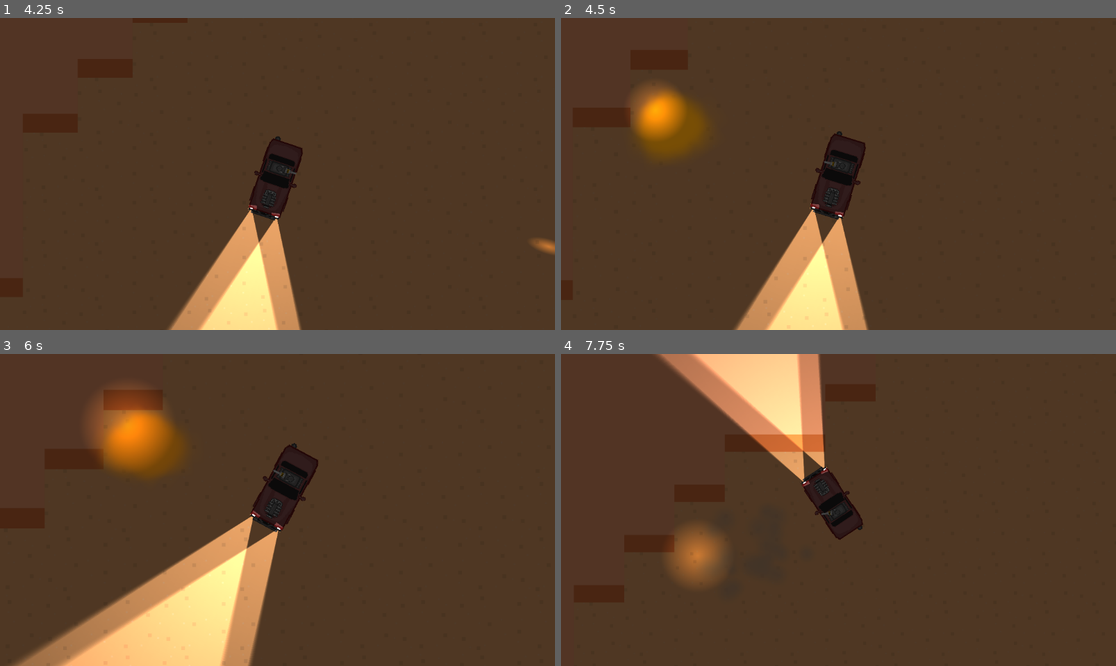
Above: before the commit, frames 1-4 (two rows, left to right).
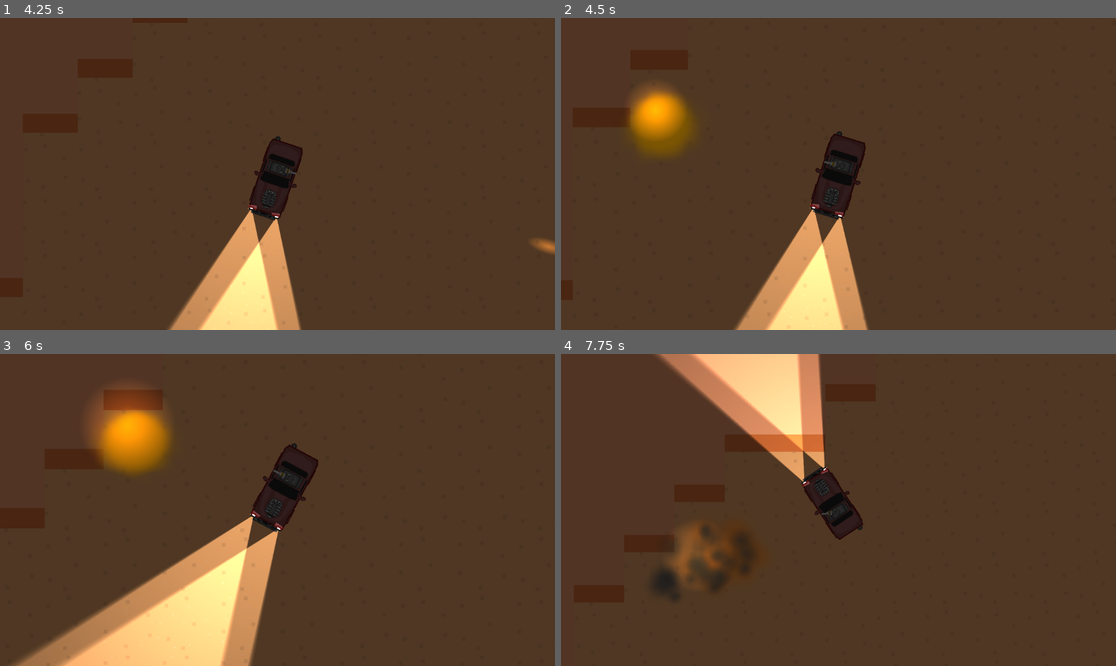
Above: after the commit, the same moments.

Repository: Luminescent-Cheese/untitled-car-game
Game: Godot game, scene res://test_scene.tscn
The game is run twice, just before and just after one commit, with the same random seed, the same clock (stepped at 60 frames per second) and the same inputs.
Inputs (mouse positions are in pixels of both pictures, inside the frame that each line leads up to):
- Up to frame 1 (4.25 s): move the mouse to (399, 158) at 0.52 s; press the mouse at (399, 158) at 0.53 s; hold D (right) 0.53-1.28 s; move the mouse to (166, 189) at 1.27 s; release the mouse at (166, 189) at 1.28 s; hold S (reverse) 1.28-2.03 s; click (166, 189) at 1.35 s; move the mouse to (333, 105) at 2.02 s; press the mouse at (333, 105) at 2.03 s; hold D (right) 2.03-2.78 s; move the mouse to (249, 236) at 2.77 s; release the mouse at (249, 236) at 2.78 s; hold W (accelerate) 2.78-3.53 s; click (249, 236) at 2.85 s; move the mouse to (444, 220) at 3.52 s; press the mouse at (444, 220) at 3.53 s; hold A (left) from 3.53 s (still down)
- Up to frame 2 (4.5 s): keep holding A (left); move the mouse to (672, 127) at 4.27 s; release the mouse at (672, 127) at 4.28 s; click (672, 127) at 4.35 s
- Up to frame 3 (6 s): move the mouse to (305, 510) at 5.02 s; release A (left) at 5.03 s; press the mouse at (305, 510) at 5.03 s; hold S (reverse) 5.03-5.78 s; move the mouse to (194, 432) at 5.77 s; release the mouse at (194, 432) at 5.78 s; hold D (right) from 5.78 s (still down); click (194, 432) at 5.85 s
- Up to frame 4 (7.75 s): move the mouse to (960, 494) at 6.52 s; release D (right) at 6.53 s; press the mouse at (960, 494) at 6.53 s; hold W (accelerate) 6.53-7.28 s; move the mouse to (727, 525) at 7.27 s; release the mouse at (727, 525) at 7.28 s; hold D (right) from 7.28 s (still down); click (727, 525) at 7.35 s

Frame 1 is identical in both runs. In frame 2, 0.3% of the frame differs, in the area x 12-26%, y 24-38%; in frame 3, 0.5%; in frame 4, 1.4%, in the area x 16-34%, y 55-79%.

Commit message:
Added bullet "Accuracy" variable
bullets now have a variable that lets me decide how accurate it to your mouse

Diff:
--- a/bullets/bullets.gd
+++ b/bullets/bullets.gd
@@ -4,10 +4,15 @@
 
 @export var SPEED = 7000
 
+#Higher the number lower the accuracy. (degrees from mouse where it can be shot)
+@export var ACCURACY = 0
+var RNG: RandomNumberGenerator = RandomNumberGenerator.new()
+
 func _ready() -> void:
 	$CPUParticles2D.emitting = false
 	look_at(get_global_mouse_position())
-	direction = Vector2.from_angle(rotation)
+	var shotDirection = rad_to_deg(rotation) + RNG.randf_range(0-ACCURACY, ACCURACY)
+	direction = Vector2.from_angle(deg_to_rad(shotDirection))
 	visible = false
 func _physics_process(delta: float) -> void:
 	velocity = direction * SPEED
--- a/bullets/bullets.tscn
+++ b/bullets/bullets.tscn
@@ -30,8 +30,8 @@
 point_count = 2
 
 [sub_resource type="Gradient" id="Gradient_bhot2"]
-offsets = PackedFloat32Array(0.013624, 0.370572, 1)
-colors = PackedColorArray(1, 0.733333, 0, 1, 0.880873, 0.459471, 0.0998031, 1, 0.39, 0.39, 0.39, 1)
+offsets = PackedFloat32Array(0.013624, 0.422343, 0.722071, 1)
+colors = PackedColorArray(1, 0.733333, 0, 1, 0.880873, 0.459471, 0.0998031, 1, 0.23, 0.23, 0.23, 0.85098, 0.2, 0.2, 0.2, 0.360784)
 
 [sub_resource type="CapsuleShape2D" id="CapsuleShape2D_bhot2"]
 radius = 9.0
@@ -212,7 +212,7 @@
 amount = 25
 texture = SubResource("GradientTexture2D_a86yw")
 one_shot = true
-speed_scale = 5.0
+speed_scale = 3.0
 explosiveness = 1.0
 randomness = 1.0
 direction = Vector2(-1, 0)
